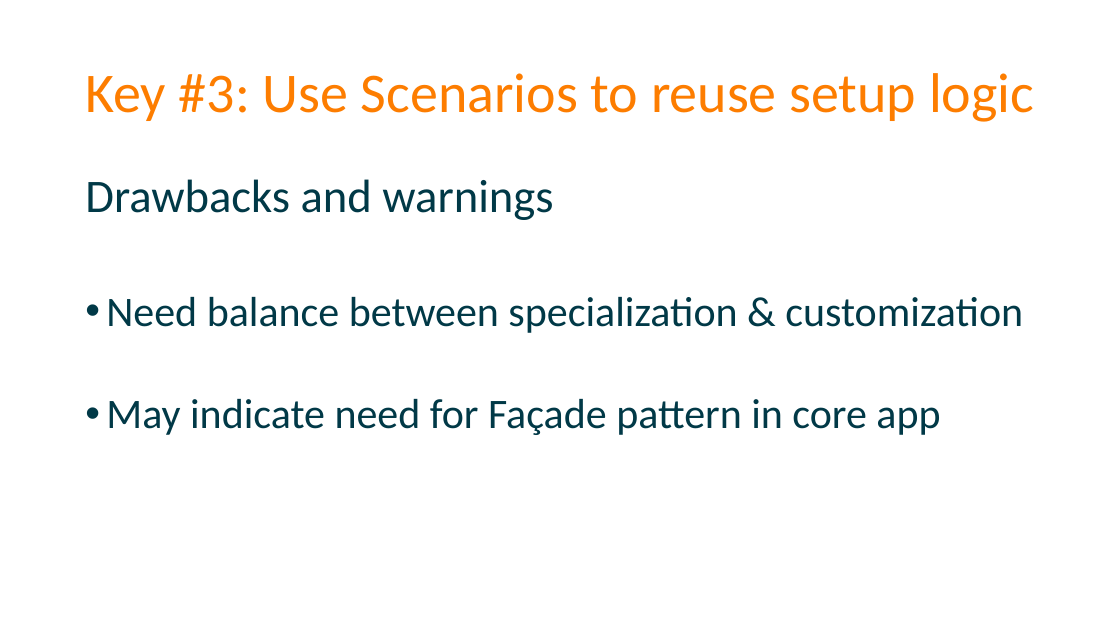
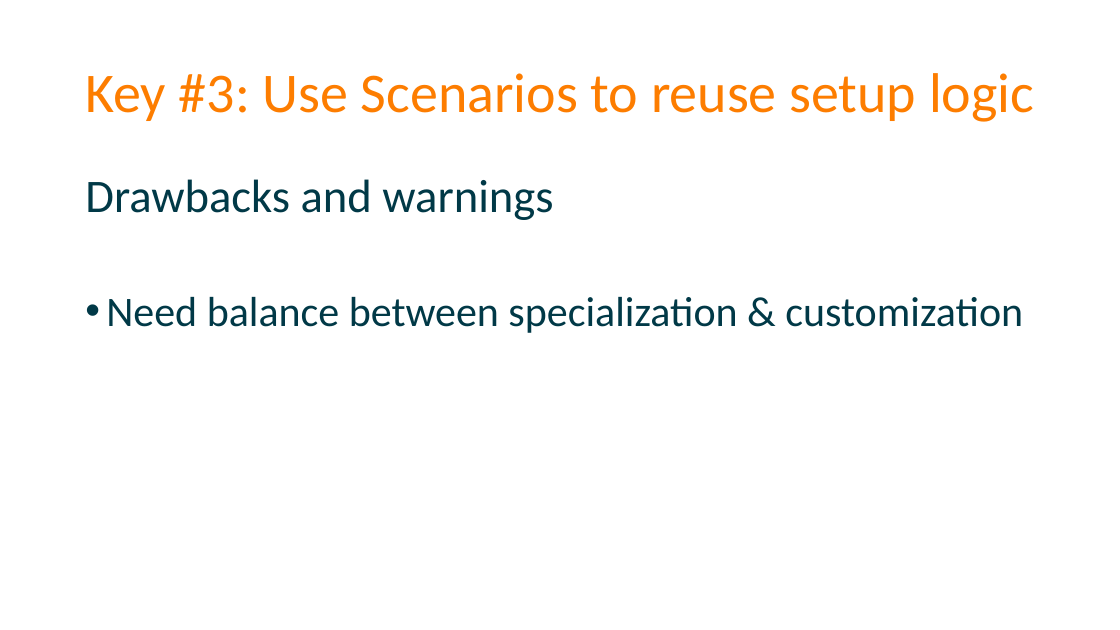
Before and after one commit to spetryjohnson/Talk-Patterns_of_Effective_Test_Setup, a slide deck: slide 75 of POETS - CodeMash 2017.pptx (slide 74 before the commit). Drawn at 1120x630 pixels with LibreOffice and Linux fonts; fonts in the diff are those of the drawing. Boxes give left, top, right and bottom in pixels: in the first picture for what was removed or moved away, otherwise in the second. Text is boxed around its words. In the diff, an @@ line names an element or a change of style, - is before the commit and + after.

```diff
--- a/POETS - CodeMash 2017.pptx
+++ b/POETS - CodeMash 2017.pptx
@@ text at (106,399,940,435): paragraph removed @@
-• May indicate need for Façade pattern in core app
```
Also in this commit, not shown: 6 other slides changed, 3 slides added, 1 other file.
